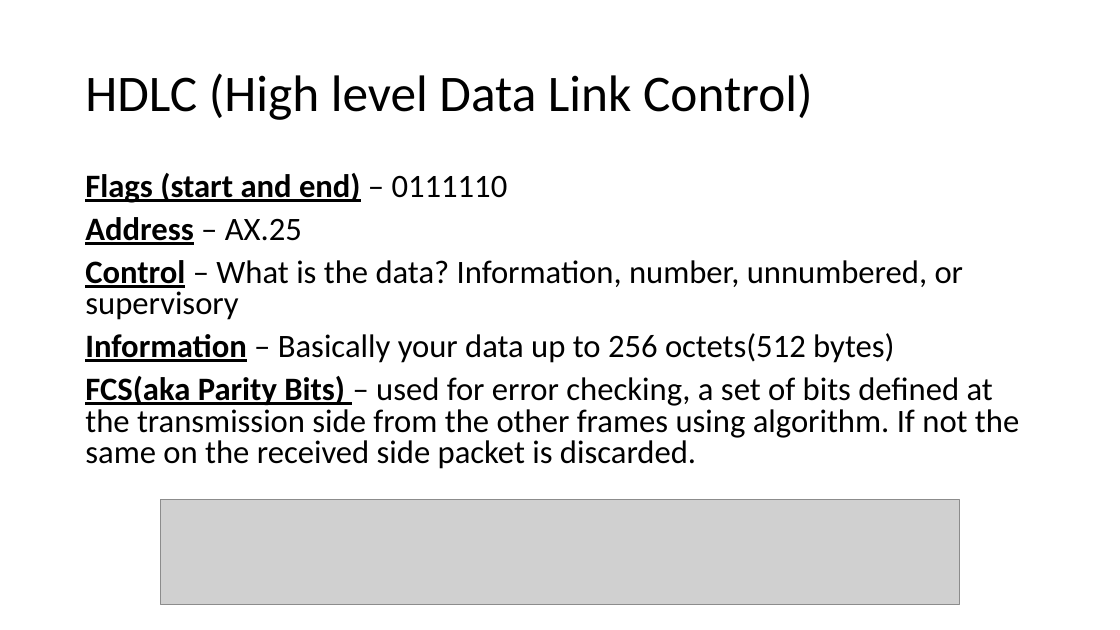
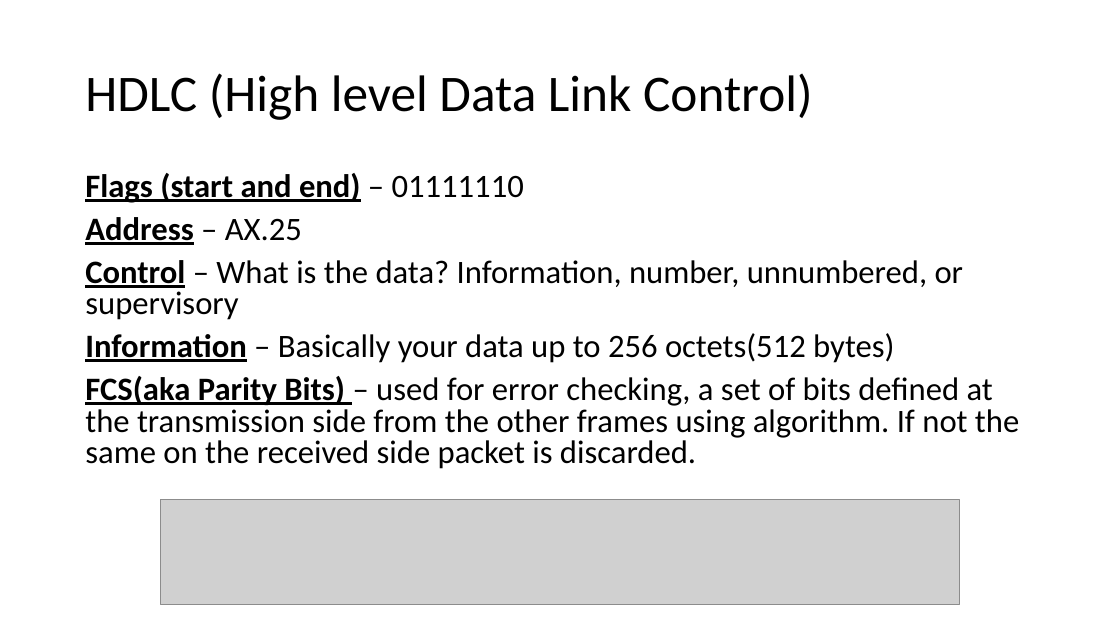
Before and after one commit to MrLordLeon/TNCMCU, a slide deck: slide 6 of Group 2 _TNC MCU Project .pptx. Drawn at 1120x630 pixels with LibreOffice and Linux fonts; fonts in the diff are those of the drawing; grey boxes stand for pictures. Boxes give left, top, right and bottom in pixels: in the first picture for what was removed or moved away, otherwise in the second. Text is boxed around its words. In the diff, an @@ line names an element or a change of style, - is before the commit and + after.

```diff
--- a/Group 2 _TNC MCU Project .pptx
+++ b/Group 2 _TNC MCU Project .pptx
@@ text at <box>85,173,524,203</box>: text changed @@
-Flags (start and end) – 0111110
+Flags (start and end) – 01111110
```
